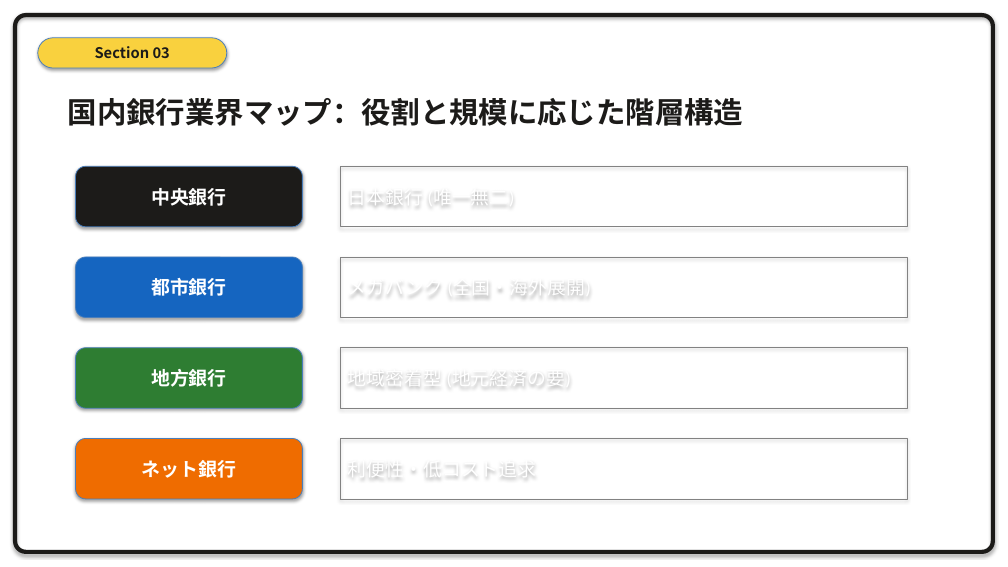
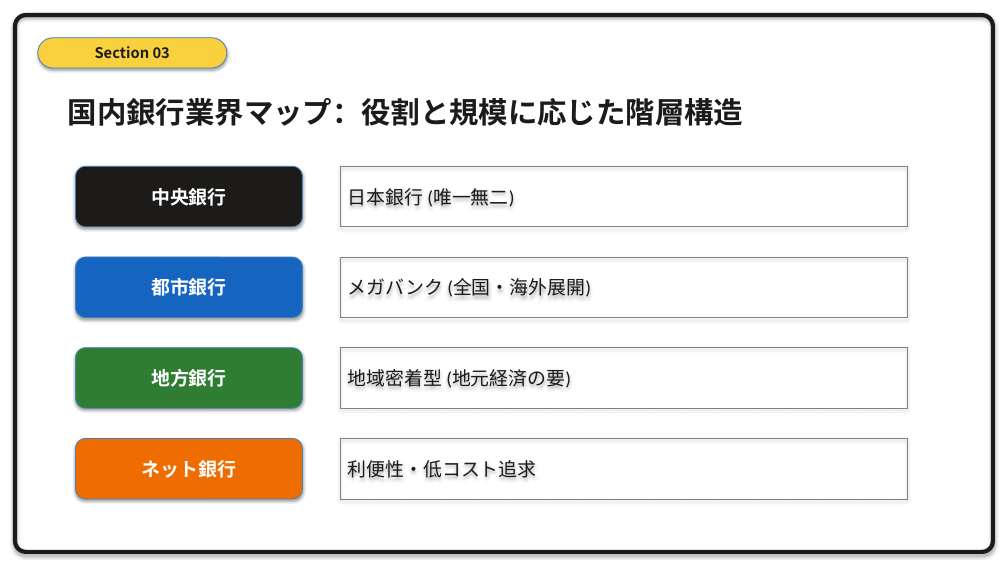
Before and after one commit to xilicrysta/bank-pptx, a slide deck: slide 15 of design-strategy/bank_strategy_presentation.pptx. Drawn at 1008x567 pixels with LibreOffice and Linux fonts; fonts in the diff are those of the drawing. Boxes give left, top, right and bottom in pixels: in the first picture for what was removed or moved away, otherwise in the second. Text is boxed around its words. In the diff, an @@ line names an element or a change of style, - is before the commit and + after.

```diff
--- a/design-strategy/bank_strategy_presentation.pptx
+++ b/design-strategy/bank_strategy_presentation.pptx
@@ text colour #FFFFFF to #1C1B19 in 4 elements at (340,166,907,227), (340,257,907,318), (340,348,907,408), (340,439,907,499) @@
```
Also in this commit, not shown: 15 other slides changed, 1 other file.
